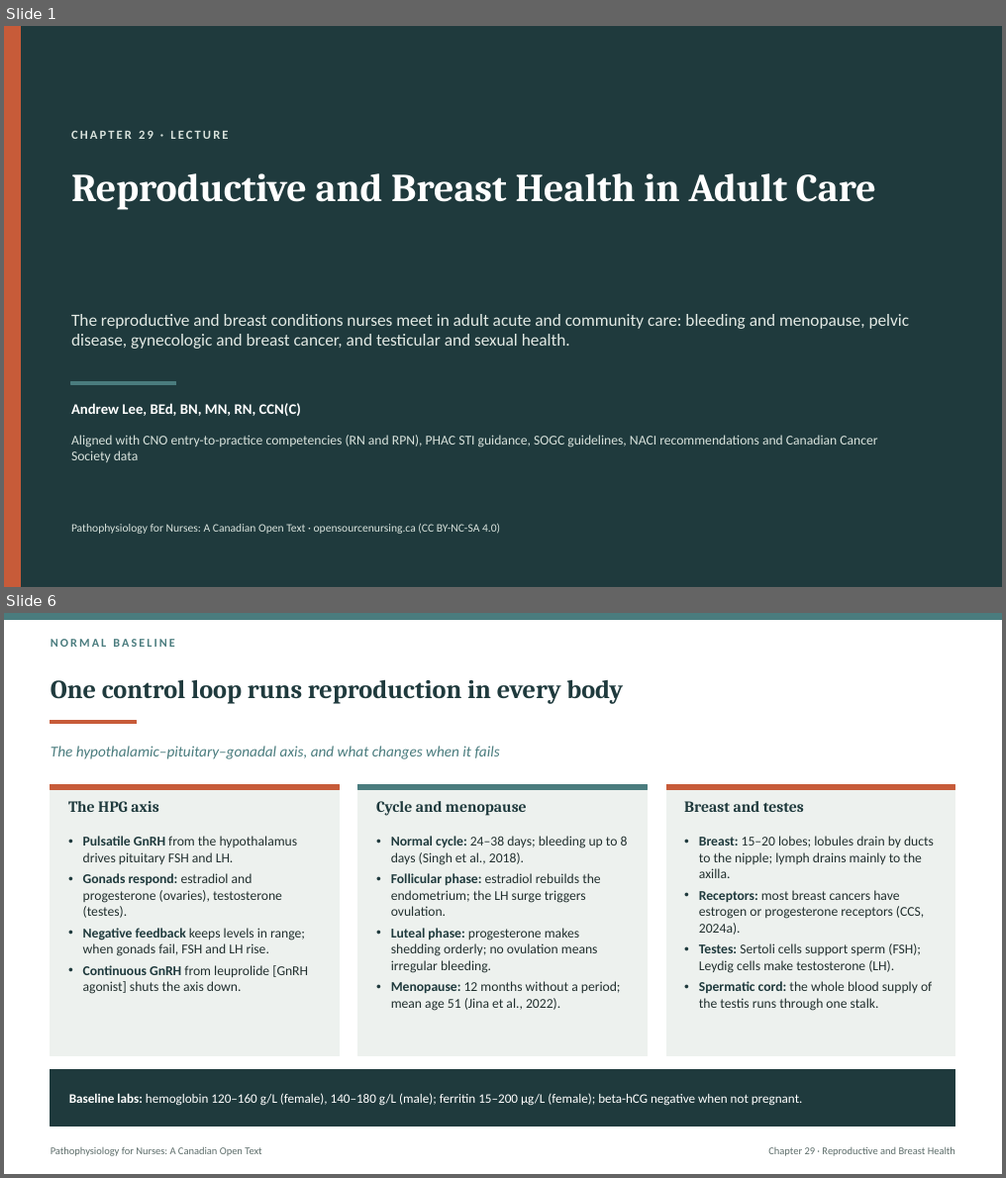
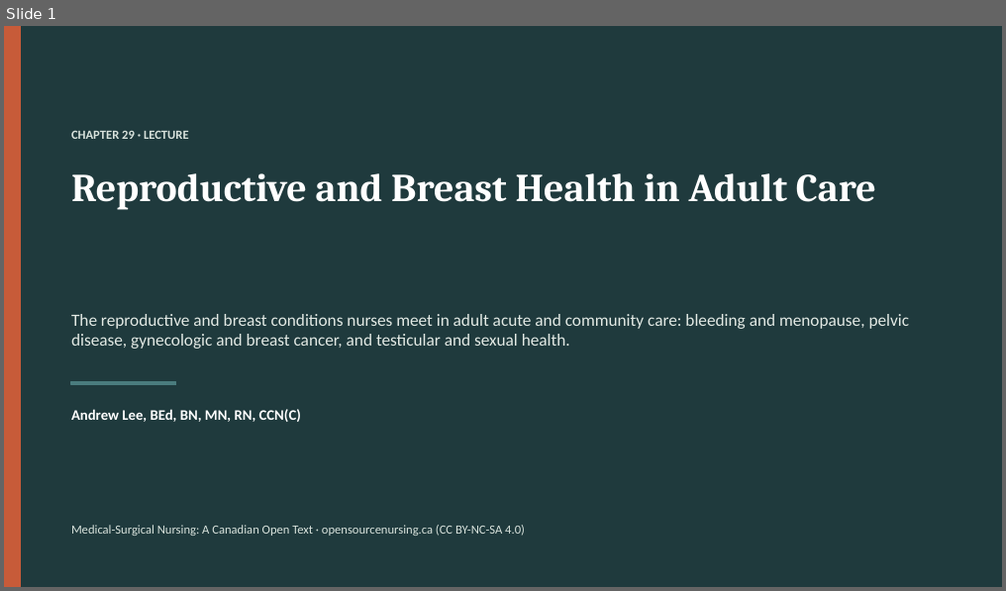
Before and after one commit to andrewleenl/opensourcenursing, a slide deck: Ch29_Reproductive_and_Breast_Health_in_Adult_Care_Lecture_Presentation.pptx. Shown one above the other, each under a label of ours: slides 1 and 6 before the commit, slide 1 after it; the slides between them are not shown. The pictures are 1006x1178 and 1006x591 pixels, drawn with LibreOffice and Linux fonts; fonts in the diff are those of the drawing. Boxes give left, top, right and bottom in pixels: in the first picture for what was removed or moved away, otherwise in the second. Text is boxed around its words. In the diff, an @@ line names an element or a change of style, - is before the commit and + after.

```diff
--- a/Ch29_Reproductive_and_Breast_Health_in_Adult_Care_Lecture_Presentation.pptx
+++ b/Ch29_Reproductive_and_Breast_Health_in_Adult_Care_Lecture_Presentation.pptx
@@ slide 6 removed at (4,613,1002,1174), background #FFFFFF @@
@@ rectangle removed at (4,613,1002,620) @@
@@ text removed at (51,639,175,647) @@
-NORMAL BASELINE
@@ title removed at (51,679,623,704) @@
-One control loop runs reproduction in every body
@@ rectangle removed at (51,721,137,724) @@
@@ text removed at (51,746,500,760) @@
-The hypothalamic–pituitary–gonadal axis, and what changes when it fails
@@ rectangle removed at (51,785,340,1057) @@
@@ rectangle removed at (51,785,340,789) @@
@@ rectangle removed at (358,785,648,1057) @@
@@ rectangle removed at (358,785,648,789) @@
@@ rectangle removed at (666,785,955,1057) @@
@@ rectangle removed at (666,785,955,789) @@
@@ text removed at (68,801,158,812) @@
-The HPG axis
@@ text removed at (376,801,527,816) @@
-Cycle and menopause
@@ text removed at (684,801,804,812) @@
-Breast and testes
@@ text removed at (83,836,308,994) @@
-• Pulsatile GnRH from the hypothalamus drives pituitary FSH and LH.
-• Gonads respond: estradiol and progesterone (ovaries), testosterone (testes).
-• Negative feedback keeps levels in range; when gonads fail, FSH and LH rise.
-• Continuous GnRH from leuprolide [GnRH agonist] shuts the axis down.
@@ text removed at (391,836,628,1011) @@
-• Normal cycle: 24–38 days; bleeding up to 8 days (Singh et al., 2018).
-• Follicular phase: estradiol rebuilds the endometrium; the LH surge triggers ovulation.
-• Luteal phase: progesterone makes shedding orderly; no ovulation means irregular bleeding.
-• Menopause: 12 months without a period; mean age 51 (Jina et al., 2022).
@@ text removed at (699,836,934,1011) @@
-• Breast: 15–20 lobes; lobules drain by ducts to the nipple; lymph drains mainly to the axilla.
-• Receptors: most breast cancers have estrogen or progesterone receptors (CCS, 2024a).
-• Testes: Sertoli cells support sperm (FSH); Leydig cells make testosterone (LH).
-• Spermatic cord: the whole blood supply of the testis runs through one stalk.
@@ rectangle removed at (51,1069,955,1127) @@
@@ text removed at (69,1093,803,1106) @@
-Baseline labs: hemoglobin 120–160 g/L (female), 140–180 g/L (male); ferritin 15–200 µg/L (female); beta-hCG negative when not pregnant.
@@ text removed at (51,1147,261,1157) @@
-Pathophysiology for Nurses: A Canadian Open Text
@@ text removed at (768,1147,955,1157) @@
-Chapter 29 · Reproductive and Breast Health
@@ slide 1 changed as well @@
@@ text "CHAPTER 29 · LECTURE" at (71,130,189,139): letter spacing 2 to 0 pt @@
@@ text "Andrew Lee, BEd, BN, MN, ..." at (71,409,301,422): vertical alignment top to middle @@
@@ text removed at (71,435,877,463) @@
-Aligned with CNO entry-to-practice competencies (RN and RPN), PHAC STI guidance, SOGC guidelines, NACI recommendations and Canadian Cancer Society data
@@ text "Medical-Surgical Nursing: A Canadian Open ..." at (71,525,525,536): vertical alignment top to middle @@
@@ text at (71,525,525,536): text changed; size 11 to 12 pt @@
-Pathophysiology for Nurses: A Canadian Open Text · opensourcenursing.ca (CC BY-NC-SA 4.0)
+Medical-Surgical Nursing: A Canadian Open Text · opensourcenursing.ca (CC BY-NC-SA 4.0)
```
Also in this commit, not shown: 9 other slides changed, 40 slides added, 39 other slides removed, 14 other files.
